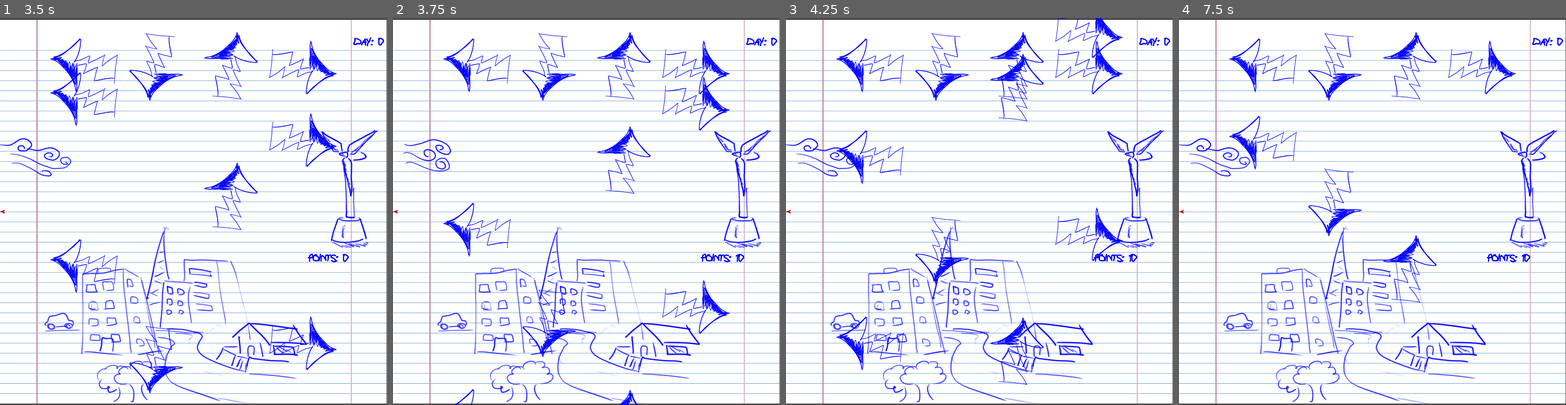
Above: before the commit, frames 1-4 (left to right).
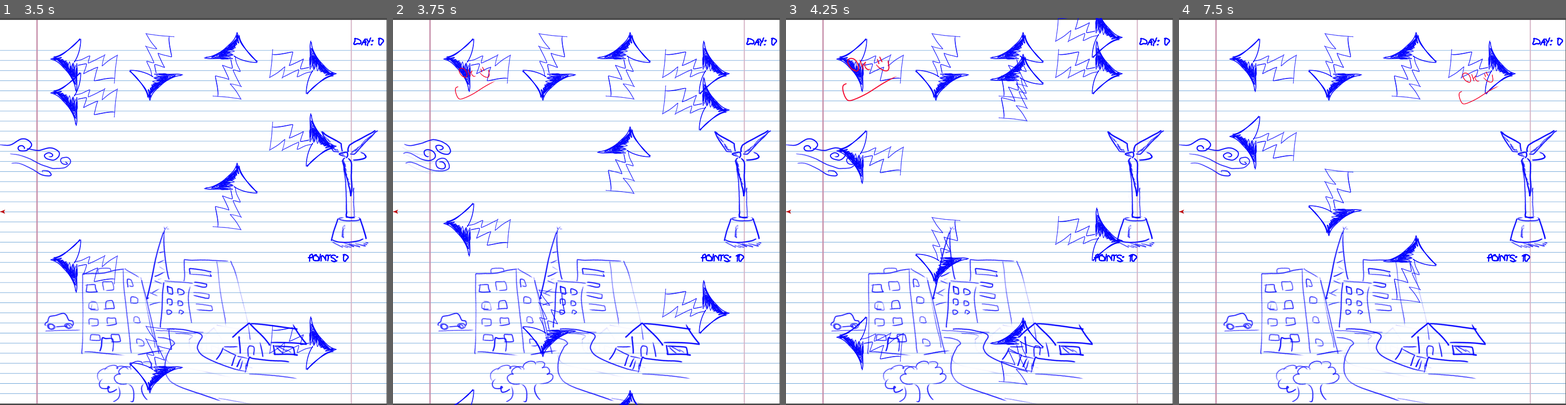
Above: after the commit, the same moments.

Repository: Hackerspace-IFUSP/Gogodot-Jam-2
Game: Godot game, scene res://Scenes/Game.tscn
Two runs of this game, one before a commit and one after it. Both use one fixed random seed, a clock stepped at 60 frames per second and the inputs below.
Inputs:
- Up to frame 1 (3.5 s): hold Right (ui_right) 0.53-1.28 s; hold Down (ui_down) 1.28-2.03 s; hold Right (ui_right) 2.03-2.78 s; hold Up (ui_up) from 2.78 s (still down)
- Up to frame 2 (3.75 s): release Up (ui_up) at 3.53 s; hold Left (ui_left) from 3.53 s (still down)
- Up to frame 3 (4.25 s): keep holding Left (ui_left)
- Up to frame 4 (7.5 s): release Left (ui_left) at 5.03 s; hold Down (ui_down) 5.03-5.78 s; hold Right (ui_right) 5.78-6.53 s; hold Up (ui_up) 6.53-7.28 s; hold Right (ui_right) from 7.28 s (still down)

Frame 1 is identical in both runs. In frame 2, less than 0.1% of the frame differs, in the area x 16-27%, y 12-22%; in frame 3, 0.2%, in the area x 14-29%, y 9-22%; in frame 4, less than 0.1%.

Commit message:
some polish

Diff:
--- /dev/null
+++ b/Scenes/Ok.gd
@@ -0,0 +1,16 @@
+extends Node2D
+
+
+# Declare member variables here. Examples:
+# var a = 2
+# var b = "text"
+
+
+# Called when the node enters the scene tree for the first time.
+func _ready():
+	$Particles2D.emitting = true
+
+func _process(delta):
+	if $Particles2D.emitting == false:
+		print("saiu")
+		queue_free()
--- /dev/null
+++ b/Scenes/Ok.tscn
@@ -0,0 +1,40 @@
+[gd_scene load_steps=8 format=2]
+
+[ext_resource path="res://Sprites/ok.png" type="Texture" id=1]
+[ext_resource path="res://Scenes/Ok.gd" type="Script" id=2]
+
+[sub_resource type="Curve" id=2]
+min_value = -200.0
+max_value = 200.0
+_data = [ Vector2( 0.00279508, -197.17 ), 0.0, 0.0, 0, 0, Vector2( 1, 200 ), 0.0, 0.0, 0, 0 ]
+
+[sub_resource type="CurveTexture" id=3]
+curve = SubResource( 2 )
+
+[sub_resource type="Curve" id=4]
+min_value = 0.25
+max_value = 0.5
+_data = [ Vector2( 0.0167713, 0.259827 ), 0.0, 0.0, 0, 0, Vector2( 0.722006, 0.371954 ), 0.0, 0.0, 0, 0, Vector2( 0.995761, 0.495774 ), 0.0, 0.0, 0, 0 ]
+
+[sub_resource type="CurveTexture" id=5]
+curve = SubResource( 4 )
+
+[sub_resource type="ParticlesMaterial" id=1]
+lifetime_randomness = 0.2
+flag_disable_z = true
+direction = Vector3( 1, 1, 0 )
+gravity = Vector3( 98, -98, 0 )
+orbit_velocity = 0.0
+orbit_velocity_random = 0.0
+linear_accel_curve = SubResource( 3 )
+scale_curve = SubResource( 5 )
+
+[node name="Ok" type="Node2D"]
+script = ExtResource( 2 )
+
+[node name="Particles2D" type="Particles2D" parent="."]
+emitting = false
+amount = 1
+one_shot = true
+process_material = SubResource( 1 )
+texture = ExtResource( 1 )
--- a/Scripts/Game.gd
+++ b/Scripts/Game.gd
@@ -1,6 +1,7 @@
 extends Node2D
 
 var note = preload("res://Scenes/Note.tscn")
+onready var ok = preload("res://Scenes/Ok.tscn")
 var points = 0
 
 enum{ready,paused}
@@ -91,6 +92,9 @@
 func _on_area_area_shape_entered(area_rid, area, area_shape_index, local_shape_index):
 	if area.is_in_group("note"):
 		points += 10
+		var correct = ok.instance()
+		correct.global_position = area.global_position
+		add_child(correct)
 		area.queue_free()
 
 func _on_Killzone_area_shape_entered(area_rid, area, area_shape_index, local_shape_index):
Binary file changed: Sprites/Objects/Chains.png
Binary file added: Sprites/ok.png
Not shown, added: Sprites/ok.png.import
